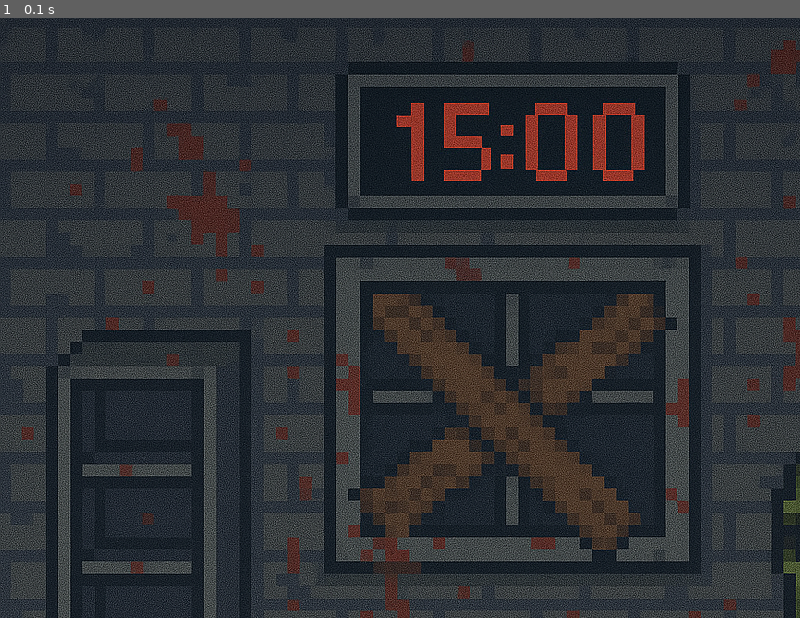
Above: before the commit, frame 1.
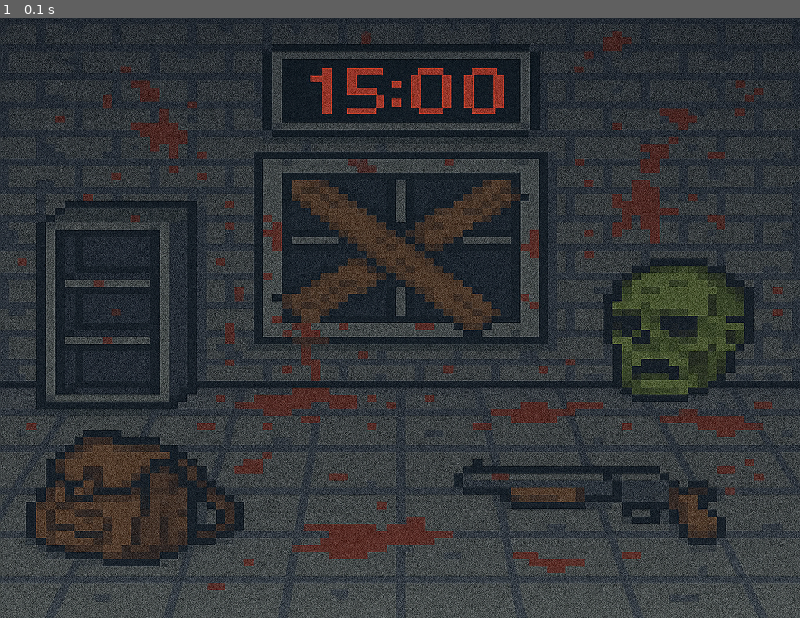
Above: after the commit, the same moment.

Repository: d-schep/PyGame
Game: pygame game, started from JOGO.py
Two runs of this game, one before a commit and one after it. Both use one fixed random seed, a clock stepped at 60 frames per second and the inputs below.
Inputs:
- Up to frame 1 (0.1 s): no input

The runs differ from the first frame. In frame 1, 54% of the frame differs, in the area x 0-100%, y 0-100%.

Commit message:
tela ajustada

Diff:
--- a/INICIO.py
+++ b/INICIO.py
@@ -10,6 +10,7 @@
 def tela_inicial(screen):
     clock = pygame.time.Clock()
     background = pygame.image.load(path.join(IMG_DIR,'bckg.png')).convert()
+    background = pygame.transform.scale(background, (LARGURA, ALTURA))
     background_rect = background.get_rect()
     rodando = True
     while rodando:
